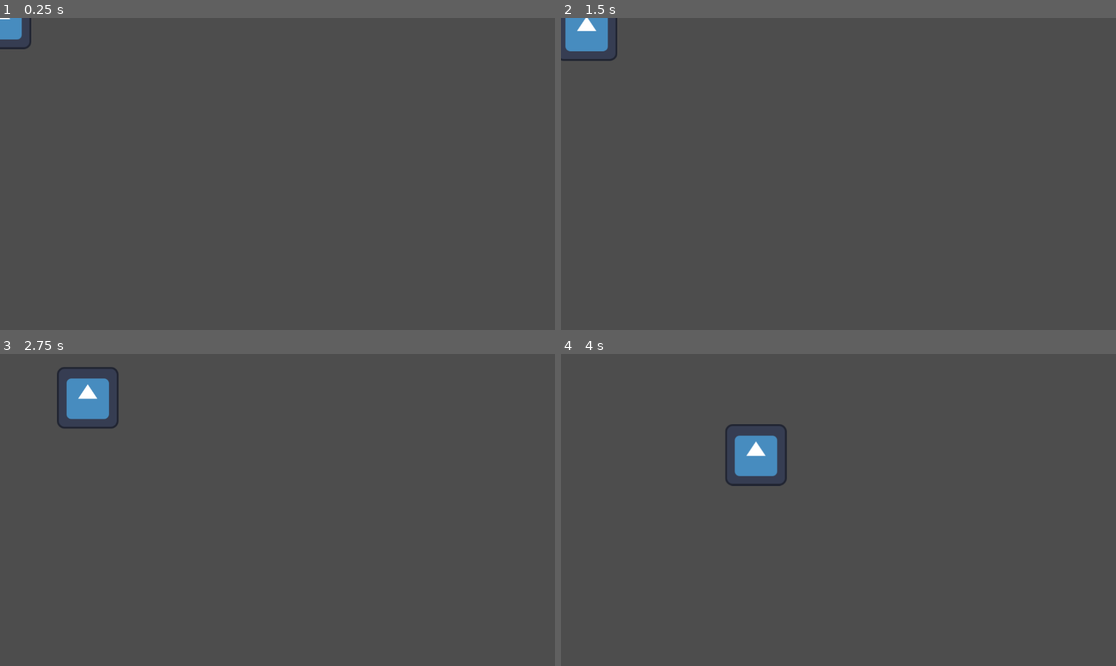
Above: before the commit, frames 1-4 (two rows, left to right).
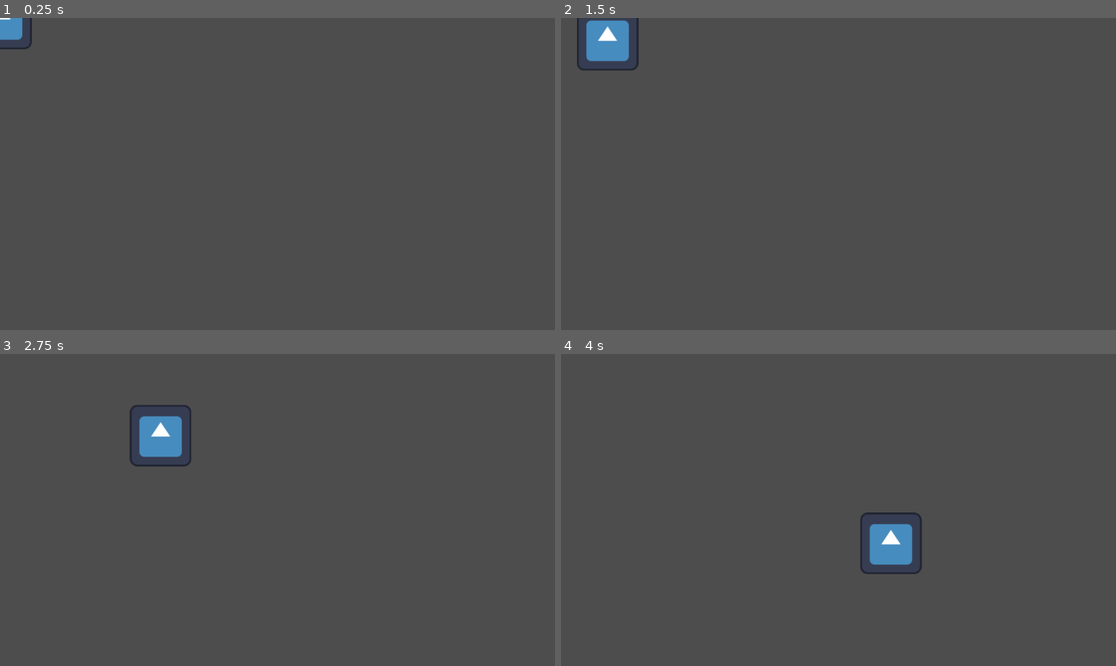
Above: after the commit, the same moments.

Repository: 3k2ng/mj160
Game: Godot game, scene res://scenes/shadow_moster.tscn
The game is run twice, just before and just after one commit, with the same random seed, the same clock (stepped at 60 frames per second) and the same inputs. The engine's default icon, where the game draws it, is replaced by a stand-in: a white triangle on a blue panel in a dark square.
Inputs (mouse positions are in pixels of both pictures, inside the frame that each line leads up to):
- Up to frame 1 (0.25 s): no input
- Up to frame 2 (1.5 s): move the mouse to (960, 158) at 0.52 s; move the mouse to (727, 189) at 1.27 s
- Up to frame 3 (2.75 s): move the mouse to (333, 441) at 2.02 s
- Up to frame 4 (4 s): move the mouse to (810, 572) at 2.77 s; move the mouse to (1005, 556) at 3.52 s

The runs differ from the first frame. In frame 1, less than 0.1% of the frame differs, in the area x 0-6%, y 0-10%; in frame 2, 1.4%; in frame 3, 2.6%; in frame 4, 2.6%, in the area x 29-65%, y 22-71%.

Commit message:
timer stuff
made it so the monster attacks more frequently as the timer goes up

Diff:
--- a/scenes/shadow_moster.gd
+++ b/scenes/shadow_moster.gd
@@ -15,6 +15,7 @@
 var timer = 0.0
 var last_launch = -15.0
 
+var speed_modifier
 
 func exponent(b, x):
 	var result = 1
@@ -36,16 +37,19 @@
 
 	var C = get_viewport().get_mouse_position()
 
+	speed_modifier = 1 + timer/15.0
+	var monster_speed = 5.0 + speed_modifier
+
 	#print(stage)
 	#print("v:")
 	#print(velocity)
 	#print("a:")
 	#print(acceleration)
 	#print("r:")
-	#if(stage < 2):
-		#print(length(position - C))
-	#else:
-		#print(length(position - C_static))
+	if(stage < 2):
+		print(length(position - C))
+	else:
+		print(length(position - C_static))
 
 	# finding the circle
 	if stage == 0:
@@ -56,7 +60,7 @@
 		var beta = atan2(R,length(u))
 		var theta = alpha - beta
 
-		acceleration = -2*(position - C - velocity * 8.0)/(8.0*8.0)
+		acceleration = -2*(position - C - velocity * monster_speed)/(monster_speed * monster_speed)
 		#steering
 		if length(u) < 3.5*R and length(u) > R + epsilon and dot(velocity, u) < 0:
 			if(length(u) > 2*R):
@@ -75,7 +79,6 @@
 
 				var r = (dot(u,u) - exponent(R + epsilon, 2))/(2.0*(R + epsilon - dot(u,unit_a_c)))
 				acceleration += dot(velocity, velocity)/r * unit_a_c
-				#acceleration = length(acceleration) * normalize(unit_a_c - dot(unit_v, unit_a_c) * unit_v)
 
 
 			else:
@@ -99,7 +102,7 @@
 		position = C + N * R
 		acceleration = -4*N
 		velocity = velocity - length(velocity)*dot(N, normalize(velocity))*N
-		if timer - last_launch > 10.0:
+		if timer - last_launch > 15.0/speed_modifier:
 			stage = 2
 			x_0 = position
 			velocity = Vector2(0,0)
@@ -145,5 +148,5 @@
 	position += velocity * delta
 	timer += delta
 
-	#print("\n")
+	print("\n")
 	move_and_slide()
--- a/scenes/shadow_moster.tscn
+++ b/scenes/shadow_moster.tscn
@@ -17,8 +17,8 @@
 }]
 
 [sub_resource type="CapsuleShape2D" id="CapsuleShape2D_7w7hp"]
-radius = 56.0
-height = 140.0
+radius = 51.0
+height = 102.0
 
 [node name="ShadowMoster" type="CharacterBody2D"]
 script = ExtResource("1_u5hfg")
